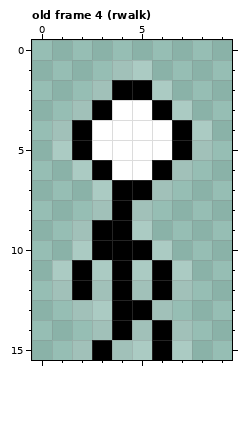
A pixel-art file gets an edit: asset_src/aw.aseprite. The picture above was drawn from the file before the commit.
10x16 pixels, 18 frames. Pixels under 10% opacity are left out. Colours within 5 levels of each other are drawn and written as one. Shown: old frame 4 (rwalk). The commit also changed other frames, which this record leaves out.
After the commit:
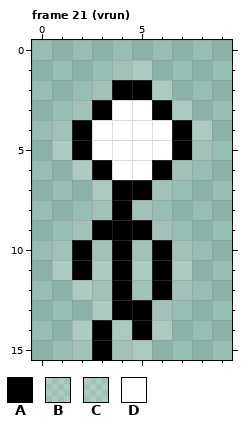
Palette (. is transparent): A #000000  B #f0f0f036  C #ffffff33  D #ffffff
A new or re-ordered frame is compared with the old frame closest to it.
What changed:
{"change": "frames 18 -> 26"}
{"where": "frame 21 (vrun) is new; against old frame 4 (rwalk)"}
{"frame":21,"y":9,"x":5,"old":"C.","new":"AC"}
{"frame":21,"y":10,"x":1,"old":".CA","new":"CAC"}
{"frame":21,"y":10,"x":5,"old":"AC.","new":"CAC"}
{"frame":21,"y":12,"x":1,"old":"CA","new":".C"}
{"frame":21,"y":13,"x":2,"old":"C","new":"."}
{"frame":21,"y":14,"x":2,"old":".CACAC","new":"CABAC."}
{"frame":21,"y":15,"x":5,"old":"CAC","new":"B.."}
{"label":"changed","picture_box":[52,220,192,360]}
